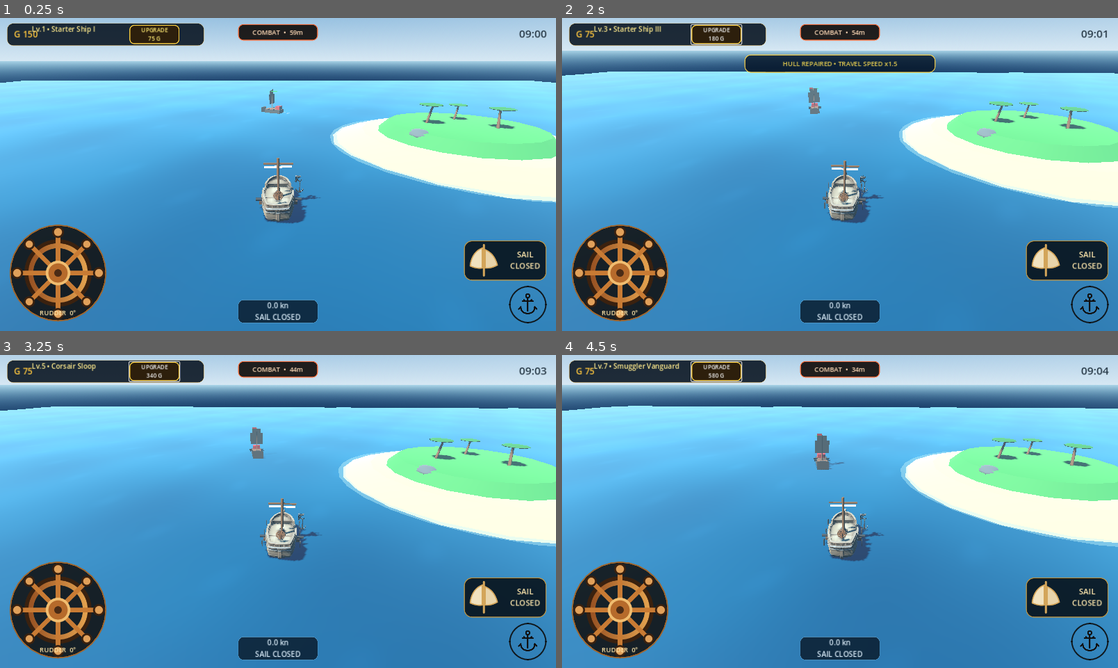
Above: before the commit, frames 1-4 (two rows, left to right).
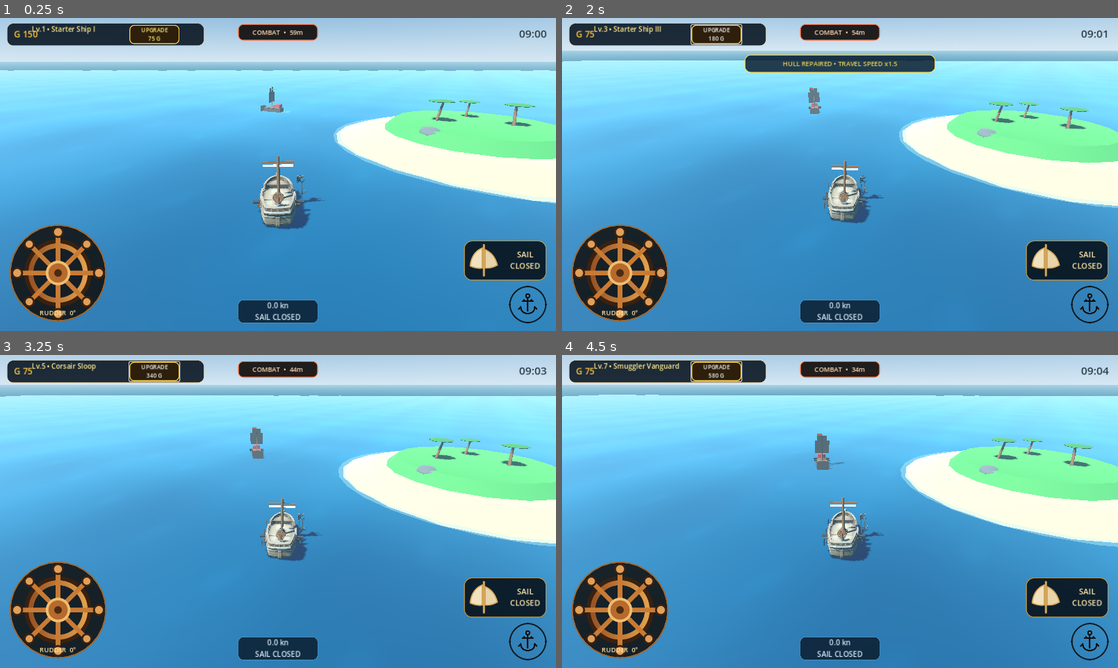
Above: after the commit, the same moments.

Repository: za99405com-ui/Pirate-Seasonline
Game: Godot game, scene res://scenes/world/world.tscn
Two runs of this game, one before a commit and one after it. Both use one fixed random seed, a clock stepped at 60 frames per second and the inputs below.
Inputs:
- Up to frame 1 (0.25 s): no input
- Up to frame 2 (2 s): click "UPGRADE 75 G" at 0.5 s; click "UPGRADE 120 G" at 1.25 s
- Up to frame 3 (3.25 s): click "UPGRADE 180 G" at 2 s; click "UPGRADE 250 G" at 2.75 s
- Up to frame 4 (4.5 s): click "UPGRADE 340 G" at 3.5 s; click "UPGRADE 450 G" at 4.25 s

The runs differ from the first frame. In frame 1, 8.2% of the frame differs, in the area x 0-100%, y 13-68%; in frame 2, 4.5%; in frame 3, 5.6%; in frame 4, 5.6%.

Commit message:
Bring boat closer in mobile preview and extend ocean to soften abrupt horizon

Diff:
--- a/godot_game/scenes/world/world.tscn
+++ b/godot_game/scenes/world/world.tscn
@@ -8,8 +8,8 @@
 [sub_resource type="ProceduralSkyMaterial" id="SkyMat"]
 sky_top_color = Color(0.12, 0.34, 0.66, 1)
 sky_horizon_color = Color(0.76, 0.88, 0.96, 1)
-ground_bottom_color = Color(0.06, 0.16, 0.28, 1)
-ground_horizon_color = Color(0.55, 0.76, 0.88, 1)
+ground_bottom_color = Color(0.22, 0.43, 0.54, 1)
+ground_horizon_color = Color(0.50, 0.72, 0.79, 1)
 sun_angle_max = 18.0
 sun_curve = 0.08
 
@@ -56,9 +56,9 @@
 shader = SubResource("OceanShader")
 
 [sub_resource type="PlaneMesh" id="OceanMesh"]
-size = Vector2(420, 420)
-subdivide_width = 148
-subdivide_depth = 148
+size = Vector2(960, 960)
+subdivide_width = 170
+subdivide_depth = 170
 
 [sub_resource type="CylinderMesh" id="IslandSand"]
 top_radius = 18.0
@@ -133,9 +133,9 @@
 
 [node name="World" type="Node3D"]
 script = ExtResource("1_world")
-camera_distance = 28.0
+camera_distance = 19.5
 camera_follow_speed = 5.0
-camera_fov = 58.0
+camera_fov = 55.0
 camera_orbit_sensitivity = 0.0062
 camera_min_pitch = 0.34
 camera_max_pitch = 0.78
